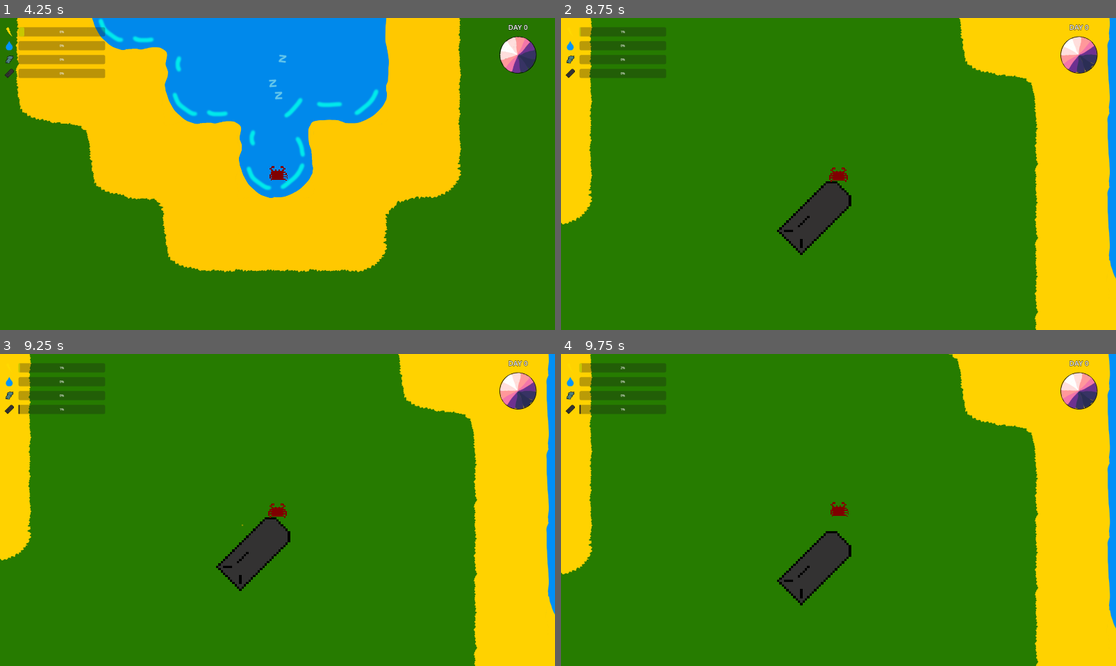
Above: before the commit, frames 1-4 (two rows, left to right).
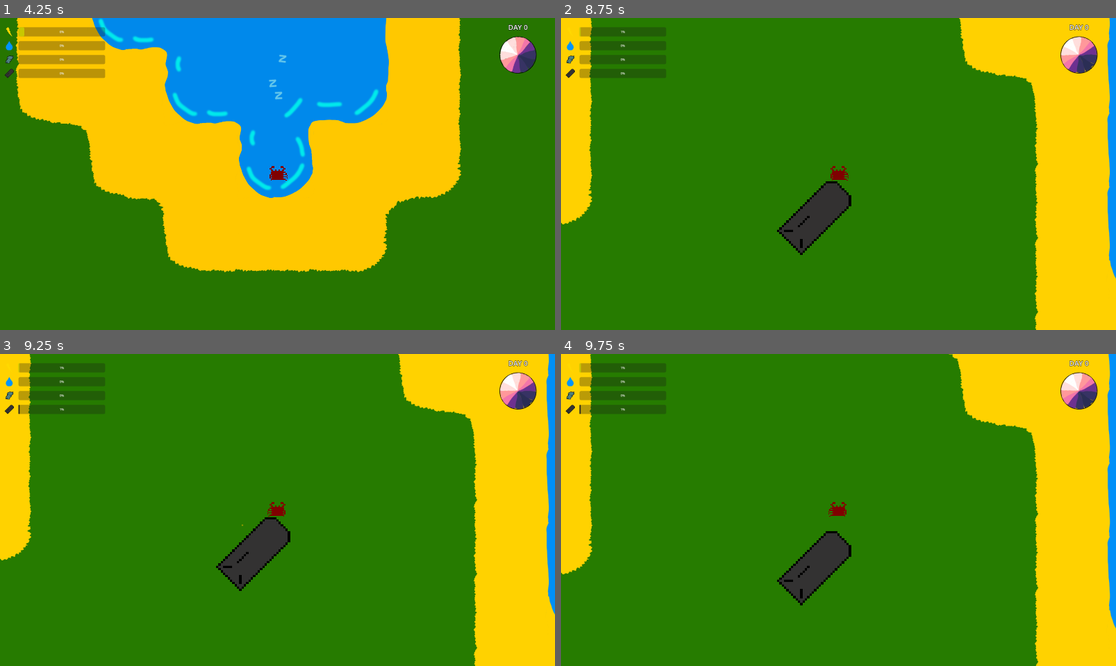
Above: after the commit, the same moments.

Repository: nporposoft/crabs-on-the-island
Game: Godot game, scene res://scenes/island_v1/island_v1.tscn
The game is run twice, just before and just after one commit, with the same random seed, the same clock (stepped at 60 frames per second) and the same inputs.
Inputs:
- Up to frame 1 (4.25 s): hold W (move_up) 0.53-2.03 s; tap Shift (dodge) at 0.6, 2.1, 3.6 s; tap F (harvest) at 1.35, 2.85 s; hold A (move_left) 2.03-3.53 s; tap Enter at 3.5 s; hold S (move_down) from 3.53 s (still down)
- Up to frame 2 (8.75 s): release S (move_down) at 4.28 s; hold D (move_right) 4.28-5.03 s; tap F (harvest) at 4.35, 5.85, 7.35 s; hold W (move_up) 5.03-5.78 s; tap Shift (dodge) at 5.1, 6.6, 8.1 s; hold D (move_right) 5.78-8.03 s; hold S (move_down) from 8.03 s (still down)
- Up to frame 3 (9.25 s): release S (move_down) at 8.78 s; hold A (move_left) from 8.78 s (still down); tap F (harvest) at 8.85 s
- Up to frame 4 (9.75 s): release A (move_left) at 9.53 s; hold W (move_up) from 9.53 s (still down); tap Shift (dodge) at 9.6 s

Frame 1 is identical in both runs. In frame 2, less than 0.1% of the frame differs, in the area x 48-52%, y 47-53%; in frame 3, less than 0.1%, in the area x 3-52%, y 3-53%; in frame 4, less than 0.1%.

Commit message:
track input velocity instead of using rigidbody velocity to determine movement

Diff:
--- a/crabs/Crab.gd
+++ b/crabs/Crab.gd
@@ -25,7 +25,7 @@
 signal battery_charge_changed
 
 var _direction: Util.Directions = Util.Directions.DOWN
-
+var _velocity: Vector2
 var _foot_step_sounds: Array[AudioStreamPlayer2D]
 var _foot_step_timer: Timer
 
@@ -79,6 +79,8 @@
 
 
 func move(movementDirection: Vector2) -> void:
+	_velocity = movementDirection
+
 	if _has_any_state([States.REPRODUCING, States.OUT_OF_BATTERY, States.DODGING]): return
 	if movementDirection.length() == 0: return
 
@@ -210,7 +212,7 @@
 
 	if _has_state(States.DODGING): return
 
-	if linear_velocity.length() < movementThreshold:
+	if _velocity.length() == 0:
 		_foot_step_timer.stop()
 		_unset_state(States.RUNNING)
 
